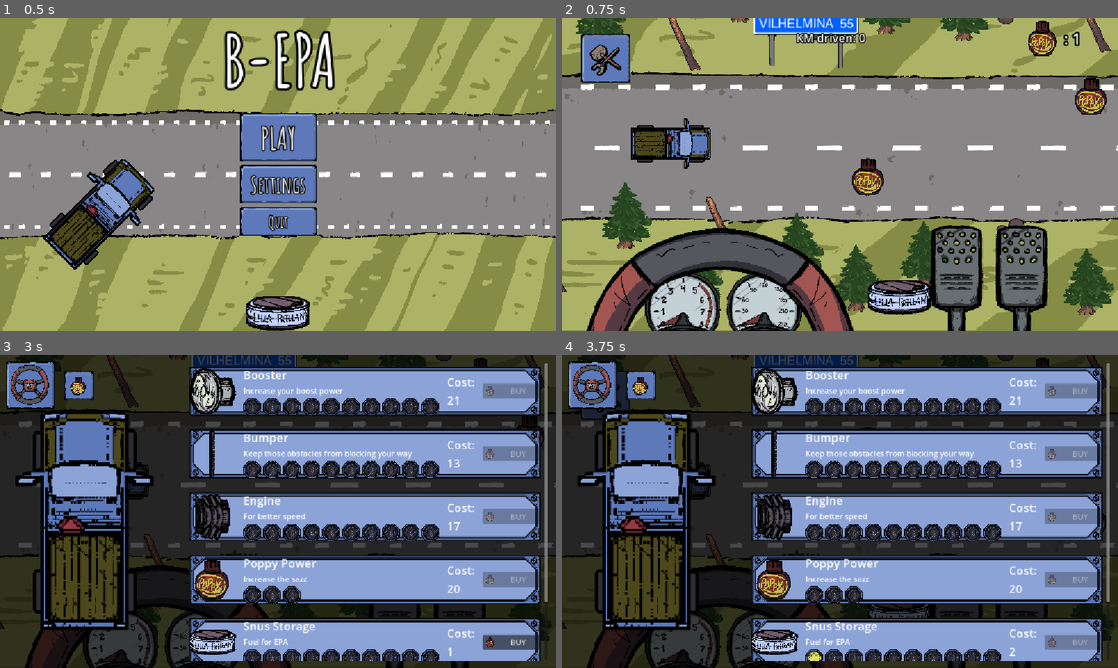
Above: before the commit, frames 1-4 (two rows, left to right).
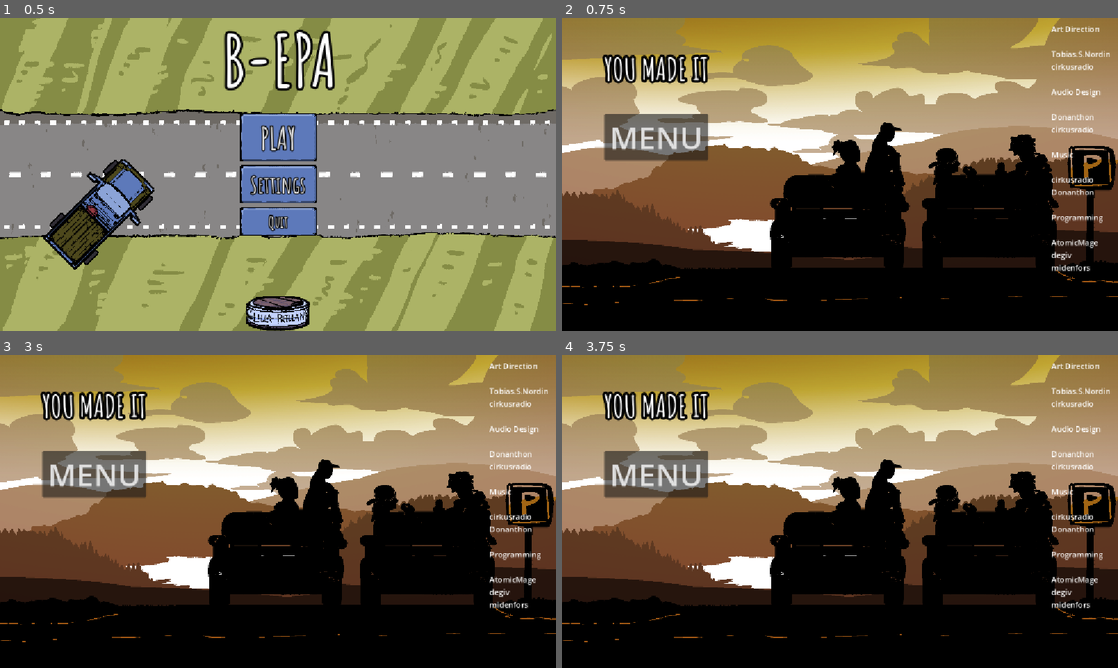
Above: after the commit, the same moments.

Repository: midenfors/project-epa
Game: Godot game, scene res://Scenes/UI/main_menu.tscn
Two runs of this game, one before a commit and one after it. Both use one fixed random seed, a clock stepped at 60 frames per second and the inputs below. The engine's default icon, where the game draws it, is replaced by a stand-in: a white triangle on a blue panel in a dark square.
Inputs (mouse positions are in pixels of both pictures, inside the frame that each line leads up to):
- Up to frame 1 (0.5 s): no input
- Up to frame 2 (0.75 s): click "PLAY" at 0.5 s
- Up to frame 3 (3 s): click (494, 624) at 1.25 s; click (428, 624) at 2 s; click (44, 395) at 2.75 s
- Up to frame 4 (3.75 s): click (1073, 642) at 3.5 s, where only the run before the commit has a clickable "BUY"

Frame 1 is identical in both runs. In frame 2, 95% of the frame differs, in the area x 0-100%, y 0-100%; in frame 3, 91%; in frame 4, 91%.

Commit message:
win screen works

Diff:
--- a/Scenes/UI/hud.tscn
+++ b/Scenes/UI/hud.tscn
@@ -460,7 +460,6 @@
 
 [node name="WinScreen" type="Control" parent="." unique_id=1757390665]
 process_mode = 3
-visible = false
 z_index = 4
 layout_mode = 1
 anchors_preset = 15
@@ -504,6 +503,33 @@
 layout_mode = 2
 theme_override_font_sizes/font_size = 64
 text = "MENU"
+
+[node name="Label" type="Label" parent="WinScreen" unique_id=1210264820]
+layout_mode = 0
+offset_left = 1014.0
+offset_top = 11.0
+offset_right = 1136.0
+offset_bottom = 528.0
+text = "Art Direction
+
+Tobias.S.Nordin
+cirkusradio
+
+Audio Design
+
+Donanthon
+cirkusradio
+
+Music
+
+cirkusradio
+Donanthon
+
+Programming
+
+AtomicMage
+degiv
+midenfors"
 
 [node name="VirtualJoystick" type="VirtualJoystick" parent="." unique_id=1704118310]
 layout_mode = 0
--- a/Scripts/car.gd
+++ b/Scripts/car.gd
@@ -43,6 +43,10 @@
 var tachometer : Tachometer
 var snus_gauge : Snus_Gauge
 var steering_wheel : Node2D
+
+func _input(event: InputEvent) -> void:
+	if Input.is_key_label_pressed(KEY_E):
+		global_position.x = 53 * 3960
 
 func _ready() -> void:
 	if not faux:
--- a/Scripts/world.gd
+++ b/Scripts/world.gd
@@ -28,6 +28,8 @@
 	if car:
 		var dist = car.global_position.x - Global.start_position
 		Global.distance = dist
+		if (int(Global.distance) / 3960) == 55:
+			hud.show_win_screen()
 
 func _on_grass_area_body_entered(body: Node2D) -> void:
 	var _car : Car = body as Car
